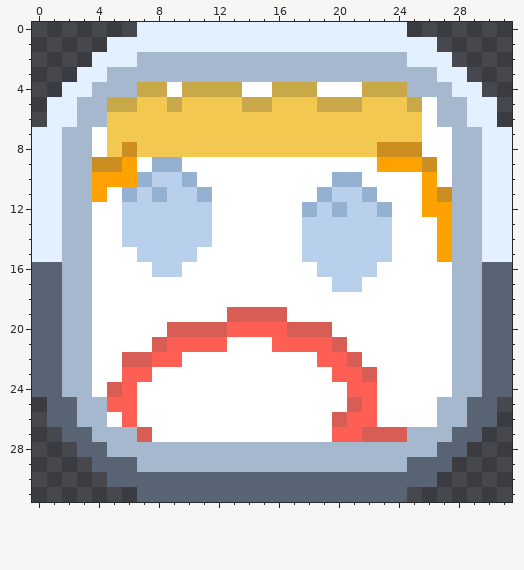
Pixel-art sprite, stored at assets/2x/icon.png. That is the earlier state.
The file is 64x64 pixels, drawn in blocks of 2x2; one block is one cell here.
After the commit:
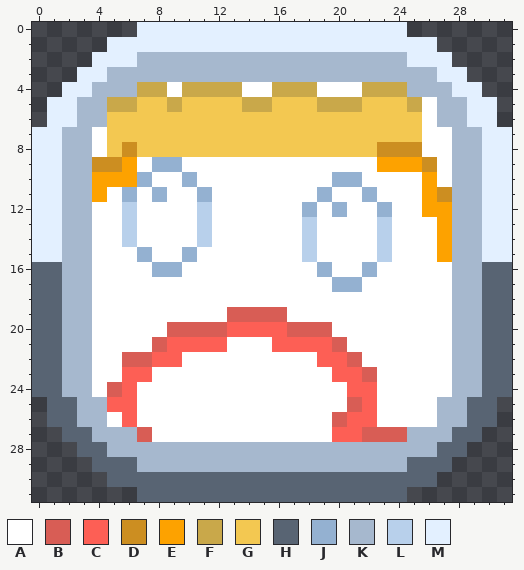
Palette (. is transparent): A #ffffff  B #d85d55  C #fd5f55  D #cc8e21  E #fda200  F #c9a84a  G #f3c851  H #586473  J #94b1d1  K #a6b8ce  L #b8d0eb  M #e3f0ff
Difference:
Colour L gives way to colour A in row 10 at x 8 to 9; in row 11 at x 7, 9 to 10 and 20 to 21; in row 12 at x 7 to 10, 19 and 21 to 22; in rows 13 to 14 at x 7 to 10 and 19 to 22; in row 15 at x 8 to 9 and 19 to 22; in row 16 at x 20 to 21.
Colour L gives way to colour J in row 15 at x 7 and 10; in row 16 at x 8 to 9, 19 and 22; in row 17 at x 20 to 21.
